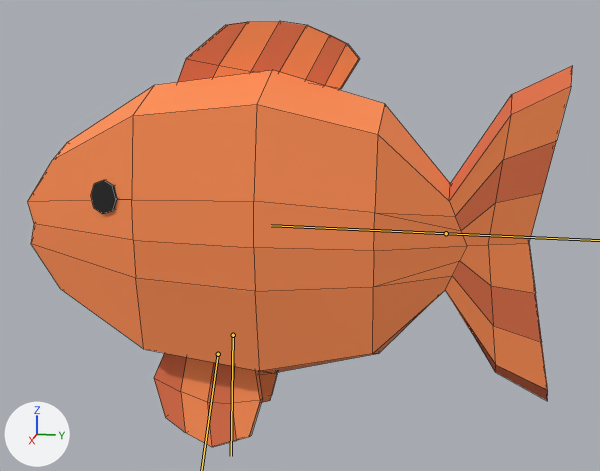
The FBX model Natureba3D/Assets/Resources/Models/Mobs/Fish.fbx as it was, and as the next commit left it.
Rendered twice from a 50 mm lens placed at (0.58, 0.146, 0.249), pointed at (-0.003, 0.029, 0.103). Lighting does not change. The marker at lower left points along +X, +Y and +Z. The picture after the commit comes second. The bones that bend it are drawn over the model as lines. Mesh edges are drawn as thin lines.

In view in the first picture: 'FishBody'.
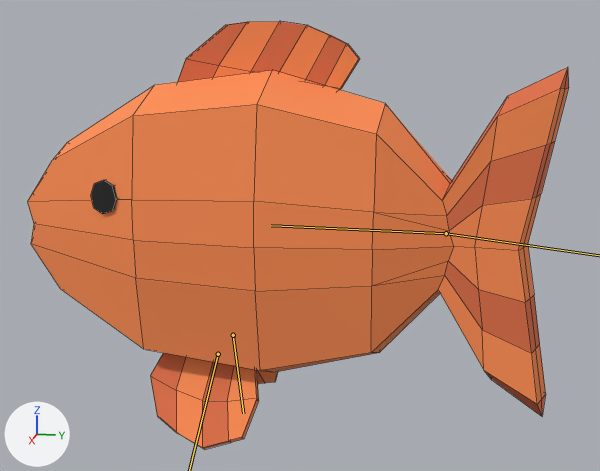
The newer file adds an action. The first version stands in its rest pose; the second is drawn at frame 10 of the action 'Fish_Fleeing'.

The edits, one by one:
Bone 'Bone.001' (bone_bone_001) turns from (0, 0, 0) to (0, 0, -23) degrees about its own x, y and z.
Bone 'Bone.006' (bone_bone_006) turns from (0, 0, 0) to (2, 2, -20) degrees about its own x, y and z.
Bone 'Bone.007' (bone_bone_007) turns from (0, 0, 0) to (2, -2, 21) degrees about its own x, y and z.

Changed parts and their boxes [x1, y1, x2, y2] in the pictures (600 x 471 px):
'FishBody', posed
    before: [27, 22, 573, 447]
    after: [27, 22, 569, 449]
bone 'Bone.007', root to tip
    before: (233, 335) to (231, 456)
    after: (233, 335) to (243, 413)
